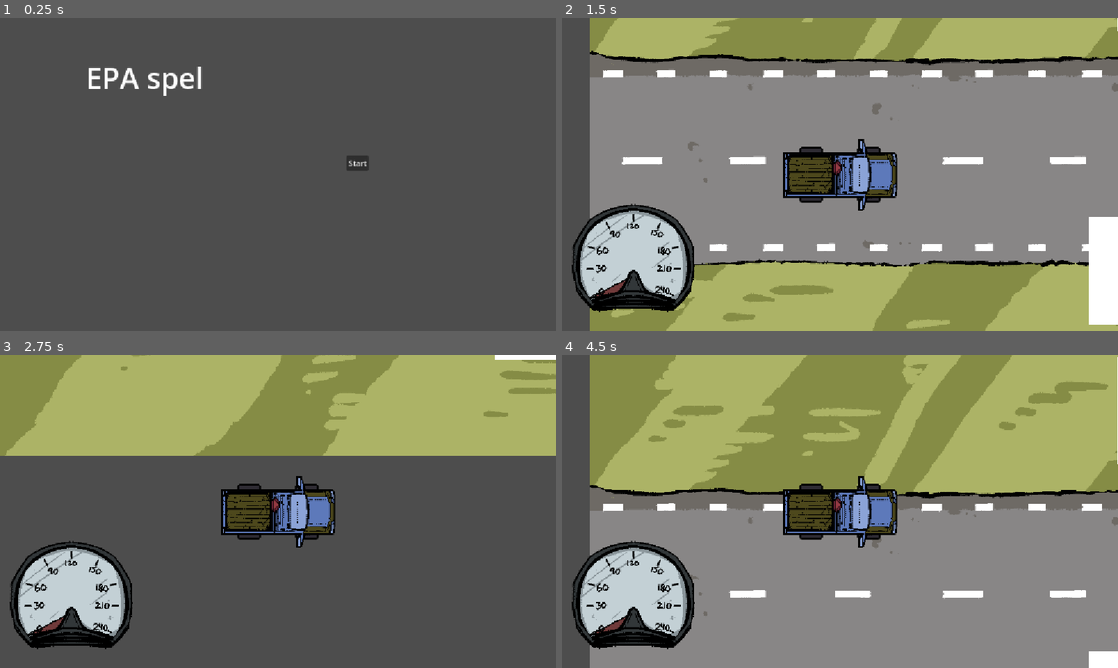
Above: before the commit, frames 1-4 (two rows, left to right).
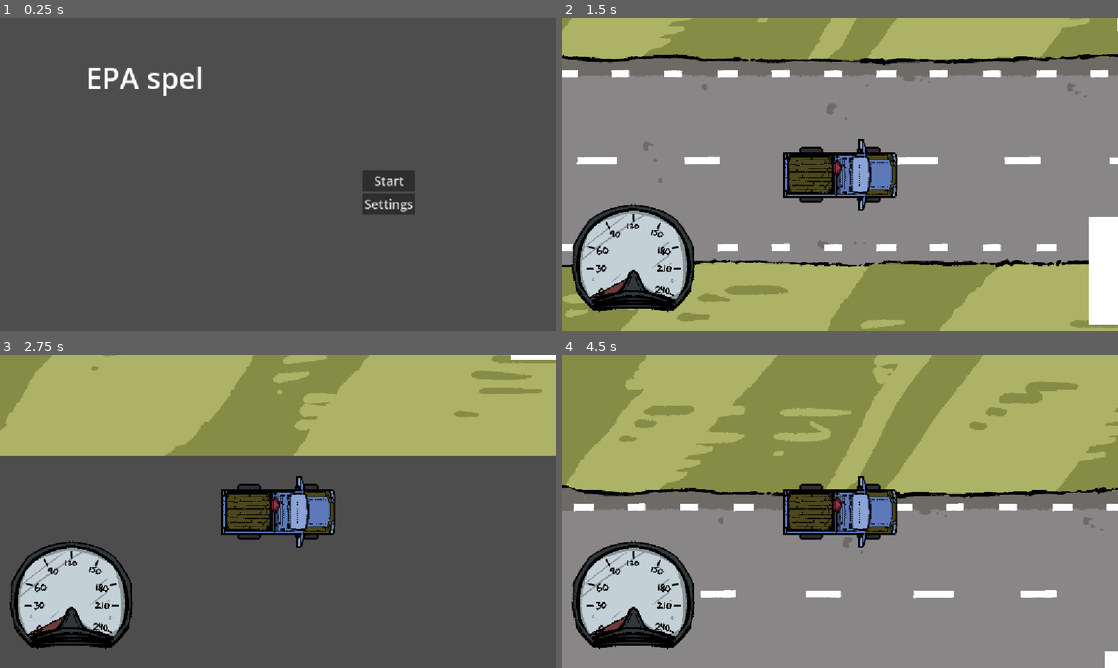
Above: after the commit, the same moments.

Repository: midenfors/project-epa
Game: Godot game, scene res://Scenes/UI/main_menu.tscn
Two runs of this game, one before a commit and one after it. Both use one fixed random seed, a clock stepped at 60 frames per second and the inputs below.
Inputs:
- Up to frame 1 (0.25 s): no input
- Up to frame 2 (1.5 s): click "Start" at 0.5 s; tap Enter at 1.25 s; hold D (Turn Right) from 1.28 s (still down); tap S (Break) at 1.35 s
- Up to frame 3 (2.75 s): keep holding D (Turn Right); tap W (Gas) at 2.1 s
- Up to frame 4 (4.5 s): release D (Turn Right) at 2.78 s; hold A (Turn Left) from 2.78 s (still down); tap S (Break) at 2.85, 4.35 s; tap W (Gas) at 3.6 s

The runs differ from the first frame. In frame 1, 1.3% of the frame differs, in the area x 62-75%, y 44-63%; in frame 2, 19%; in frame 3, 6.1%; in frame 4, 21%, in the area x 0-100%, y 0-100%.

Commit message:
continuos road added

Diff:
--- a/Scenes/UI/main_menu.tscn
+++ b/Scenes/UI/main_menu.tscn
@@ -19,16 +19,28 @@
 theme_override_font_sizes/font_size = 60
 text = "EPA spel"
 
-[node name="MenuButtons" type="Container" parent="." unique_id=627276210]
+[node name="BoxContainer" type="BoxContainer" parent="." unique_id=1738283406]
 layout_mode = 0
-offset_left = 718.0
-offset_top = 285.0
-offset_right = 1097.0
-offset_bottom = 618.0
+offset_left = 751.0
+offset_top = 315.0
+offset_right = 821.0
+offset_bottom = 381.0
+vertical = true
+metadata/_edit_group_ = true
 
-[node name="Start" type="Button" parent="MenuButtons" unique_id=168015932]
+[node name="Start" type="Button" parent="BoxContainer" unique_id=168015932]
 layout_mode = 2
+theme_override_font_sizes/font_size = 26
 text = "Start"
 script = ExtResource("1_5wsvm")
 
-[connection signal="pressed" from="MenuButtons/Start" to="MenuButtons/Start" method="_on_pressed"]
+[node name="Settings" type="Button" parent="BoxContainer" unique_id=1260843216]
+layout_mode = 2
+theme_override_font_sizes/font_size = 26
+text = "Settings"
+script = ExtResource("1_5wsvm")
+button = "res://Scenes/UI/settings.tscn"
+
+[connection signal="pressed" from="BoxContainer/Start" to="BoxContainer/Start" method="_on_pressed"]
+[connection signal="pressed" from="BoxContainer/Settings" to="BoxContainer/Start" method="_on_settings_pressed"]
+[connection signal="pressed" from="BoxContainer/Settings" to="BoxContainer/Settings" method="_on_pressed"]
--- /dev/null
+++ b/Scenes/UI/settings.tscn
@@ -0,0 +1,25 @@
+[gd_scene format=3 uid="uid://cds3j2kei57o7"]
+
+[node name="Settings" type="Control" unique_id=405480214]
+layout_mode = 3
+anchors_preset = 15
+anchor_right = 1.0
+anchor_bottom = 1.0
+grow_horizontal = 2
+grow_vertical = 2
+
+[node name="VBoxContainer" type="VBoxContainer" parent="." unique_id=986493709]
+layout_mode = 0
+offset_right = 40.0
+offset_bottom = 40.0
+
+[node name="BoxContainer" type="BoxContainer" parent="VBoxContainer" unique_id=925199581]
+layout_mode = 2
+
+[node name="Label" type="Label" parent="VBoxContainer/BoxContainer" unique_id=309891883]
+layout_mode = 2
+theme_override_font_sizes/font_size = 26
+text = "Sound"
+
+[node name="HSlider" type="HSlider" parent="VBoxContainer/BoxContainer" unique_id=249106968]
+layout_mode = 2
--- /dev/null
+++ b/Scenes/road.tscn
@@ -0,0 +1,61 @@
+[gd_scene format=3 uid="uid://ck05dpn6rx62v"]
+
+[ext_resource type="Texture2D" uid="uid://dggjygmr5n17p" path="res://Assets/Art/Background1.png" id="1_b51y2"]
+[ext_resource type="Script" uid="uid://r42874pyqe48" path="res://Scripts/grass_area.gd" id="2_w872l"]
+[ext_resource type="PackedScene" uid="uid://cq7mavo41v6b6" path="res://Scenes/obstacle.tscn" id="2_wtjdh"]
+
+[sub_resource type="RectangleShape2D" id="RectangleShape2D_w872l"]
+size = Vector2(3965, 450)
+
+[node name="Road" type="Node2D" unique_id=1390165455]
+
+[node name="Background1" type="Sprite2D" parent="." unique_id=354325644]
+z_index = -1
+position = Vector2(1980, 71)
+texture = ExtResource("1_b51y2")
+
+[node name="GrassArea" type="Area2D" parent="Background1" unique_id=675285593]
+collision_layer = 2
+script = ExtResource("2_w872l")
+
+[node name="CollisionShape2D" type="CollisionShape2D" parent="Background1/GrassArea" unique_id=489354967]
+position = Vector2(-0.5, -439)
+shape = SubResource("RectangleShape2D_w872l")
+
+[node name="CollisionShape2D2" type="CollisionShape2D" parent="Background1/GrassArea" unique_id=1691655923]
+position = Vector2(4, 442)
+shape = SubResource("RectangleShape2D_w872l")
+
+[node name="Obstacles" type="Node" parent="." unique_id=1533878863]
+
+[node name="Obstacle" parent="Obstacles" unique_id=372518061 instance=ExtResource("2_wtjdh")]
+position = Vector2(577, 300)
+
+[node name="Obstacle6" parent="Obstacles" unique_id=1168195045 instance=ExtResource("2_wtjdh")]
+position = Vector2(1087, 345)
+
+[node name="Obstacle7" parent="Obstacles" unique_id=1543230491 instance=ExtResource("2_wtjdh")]
+position = Vector2(1713, 414)
+
+[node name="Obstacle8" parent="Obstacles" unique_id=876041721 instance=ExtResource("2_wtjdh")]
+position = Vector2(2227, 305)
+
+[node name="Obstacle2" parent="Obstacles" unique_id=1982681806 instance=ExtResource("2_wtjdh")]
+position = Vector2(635, -309)
+
+[node name="Obstacle3" parent="Obstacles" unique_id=2139430511 instance=ExtResource("2_wtjdh")]
+position = Vector2(1119, -191)
+
+[node name="Obstacle4" parent="Obstacles" unique_id=594615901 instance=ExtResource("2_wtjdh")]
+position = Vector2(1659, -313)
+
+[node name="Obstacle5" parent="Obstacles" unique_id=1842943117 instance=ExtResource("2_wtjdh")]
+position = Vector2(2111, -244)
+
+[node name="Position" type="Node" parent="." unique_id=563851728]
+
+[node name="End" type="Marker2D" parent="Position" unique_id=1702662950]
+position = Vector2(3960, 0)
+
+[connection signal="body_entered" from="Background1/GrassArea" to="Background1/GrassArea" method="_on_body_entered"]
+[connection signal="body_exited" from="Background1/GrassArea" to="Background1/GrassArea" method="_on_body_exited"]
--- a/Scenes/world.tscn
+++ b/Scenes/world.tscn
@@ -1,60 +1,29 @@
 [gd_scene format=3 uid="uid://ce43gijqqf1we"]
 
 [ext_resource type="Script" uid="uid://y5lbexiudvff" path="res://Scripts/world.gd" id="1_5a7ea"]
-[ext_resource type="PackedScene" uid="uid://cq7mavo41v6b6" path="res://Scenes/obstacle.tscn" id="1_a02cp"]
-[ext_resource type="Texture2D" uid="uid://dggjygmr5n17p" path="res://Assets/Art/Background1.png" id="2_8j60k"]
 [ext_resource type="PackedScene" uid="uid://jlu1jv40kyf0" path="res://Scenes/car.tscn" id="2_go701"]
 [ext_resource type="PackedScene" uid="uid://dvhqp0ov4flbi" path="res://Scenes/UI/hud.tscn" id="5_fo5ed"]
 
-[sub_resource type="RectangleShape2D" id="RectangleShape2D_qi6xy"]
-size = Vector2(3965, 450)
+[sub_resource type="RectangleShape2D" id="RectangleShape2D_5a7ea"]
+size = Vector2(32, 645)
 
 [node name="world" type="Node" unique_id=521325791]
 script = ExtResource("1_5a7ea")
 
-[node name="Background1" type="Sprite2D" parent="." unique_id=1900512445]
-position = Vector2(1396, 71)
-texture = ExtResource("2_8j60k")
-
-[node name="GrassArea" type="Area2D" parent="Background1" unique_id=577770111]
-collision_layer = 2
-
-[node name="CollisionShape2D" type="CollisionShape2D" parent="Background1/GrassArea" unique_id=1466651633]
-position = Vector2(-0.5, -439)
-shape = SubResource("RectangleShape2D_qi6xy")
-
-[node name="CollisionShape2D2" type="CollisionShape2D" parent="Background1/GrassArea" unique_id=956874921]
-position = Vector2(4, 442)
-shape = SubResource("RectangleShape2D_qi6xy")
-
-[node name="Obstacles" type="Node" parent="." unique_id=1110523923]
-
-[node name="Obstacle" parent="Obstacles" unique_id=372518061 instance=ExtResource("1_a02cp")]
-position = Vector2(577, 300)
-
-[node name="Obstacle6" parent="Obstacles" unique_id=889171400 instance=ExtResource("1_a02cp")]
-position = Vector2(1087, 345)
-
-[node name="Obstacle7" parent="Obstacles" unique_id=58693557 instance=ExtResource("1_a02cp")]
-position = Vector2(1713, 414)
-
-[node name="Obstacle8" parent="Obstacles" unique_id=727033906 instance=ExtResource("1_a02cp")]
-position = Vector2(2227, 305)
-
-[node name="Obstacle2" parent="Obstacles" unique_id=558244027 instance=ExtResource("1_a02cp")]
-position = Vector2(635, -309)
-
-[node name="Obstacle3" parent="Obstacles" unique_id=1187342610 instance=ExtResource("1_a02cp")]
-position = Vector2(1119, -191)
-
-[node name="Obstacle4" parent="Obstacles" unique_id=887496392 instance=ExtResource("1_a02cp")]
-position = Vector2(1659, -313)
-
-[node name="Obstacle5" parent="Obstacles" unique_id=512059037 instance=ExtResource("1_a02cp")]
-position = Vector2(2111, -244)
+[node name="RoadParent" type="Marker2D" parent="." unique_id=1470602965]
+position = Vector2(-678, 0)
 
 [node name="Car" parent="." unique_id=1563742778 instance=ExtResource("2_go701")]
+
+[node name="RoadCaller" type="Area2D" parent="." unique_id=914110124]
+position = Vector2(-678, 0)
+
+[node name="CollisionShape2D" type="CollisionShape2D" parent="RoadCaller" unique_id=700905560]
+position = Vector2(-6, -0.5)
+shape = SubResource("RectangleShape2D_5a7ea")
 
 [node name="CanvasLayer" type="CanvasLayer" parent="." unique_id=1650432471]
 
 [node name="HUD" parent="CanvasLayer" unique_id=341932580 instance=ExtResource("5_fo5ed")]
+
+[connection signal="body_exited" from="RoadCaller" to="." method="_on_area_2d_body_exited"]
--- a/Scripts/UI/button.gd
+++ b/Scripts/UI/button.gd
@@ -1,5 +1,5 @@
 extends Button
-
+@export var button = "res://Scenes/world.tscn"
 
 # Called when the node enters the scene tree for the first time.
 func _ready() -> void:
@@ -7,4 +7,4 @@
 
 
 func _on_pressed() -> void:
-	get_tree().change_scene_to_file("res://Scenes/world.tscn")
+	get_tree().change_scene_to_file(button)
--- /dev/null
+++ b/Scripts/grass_area.gd
@@ -0,0 +1,21 @@
+extends Area2D
+
+
+# Called when the node enters the scene tree for the first time.
+func _ready() -> void:
+	pass # Replace with function body.
+
+
+# Called every frame. 'delta' is the elapsed time since the previous frame.
+func _process(delta: float) -> void:
+	pass
+
+
+func _on_body_entered(body: Node2D) -> void:
+	var car : Car = body as Car
+	car.on_grass = true
+
+
+func _on_body_exited(body: Node2D) -> void:
+	var car : Car = body as Car
+	car.on_grass = false
--- a/Scripts/world.gd
+++ b/Scripts/world.gd
@@ -1,9 +1,12 @@
 extends Node
+var road_scene = load("res://Scenes/road.tscn")
 
-
+var current_roads = {}
+var key = 0
 
 func _ready() -> void:
-	pass
+	add_road()
+	add_road()
 
 func _process(delta: float) -> void:
 	pass
@@ -18,3 +21,23 @@
 	var car : Car = body as Car
 	car.on_grass = false
 	pass # Replace with function body.
+
+func add_road() -> void:
+	var road_parent = find_child("RoadParent")
+	var road = road_scene.instantiate()
+	road.position = road_parent.position
+	add_child(road)
+	key = key + 1
+	current_roads.set(key, road);
+	if key > 3:
+		var free = current_roads[1]
+		free.queue_free()
+		for roads in range(2, 3+1):
+			current_roads[roads-1] = current_roads[roads]
+		key = key - 1
+	find_child("RoadCaller").position = road_parent.position
+	road_parent.position = road.position + road.find_child("End").position
+
+
+func _on_area_2d_body_exited(body: Node2D) -> void:
+	call_deferred("add_road")
Not shown, added: Scripts/grass_area.gd.uid
